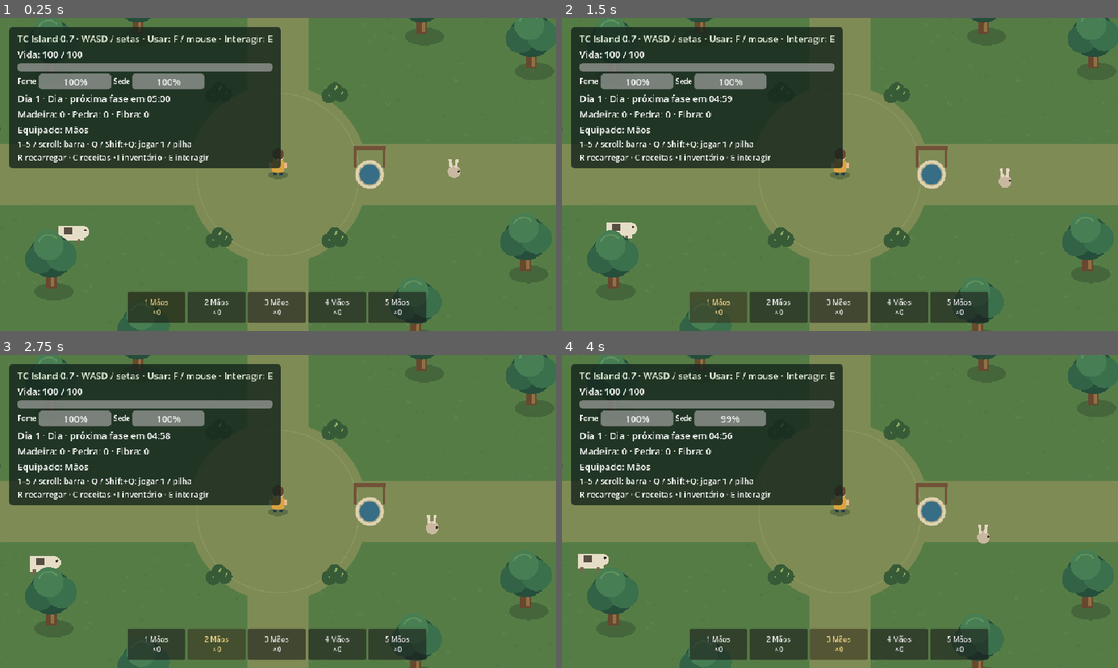
Above: before the commit, frames 1-4 (two rows, left to right).
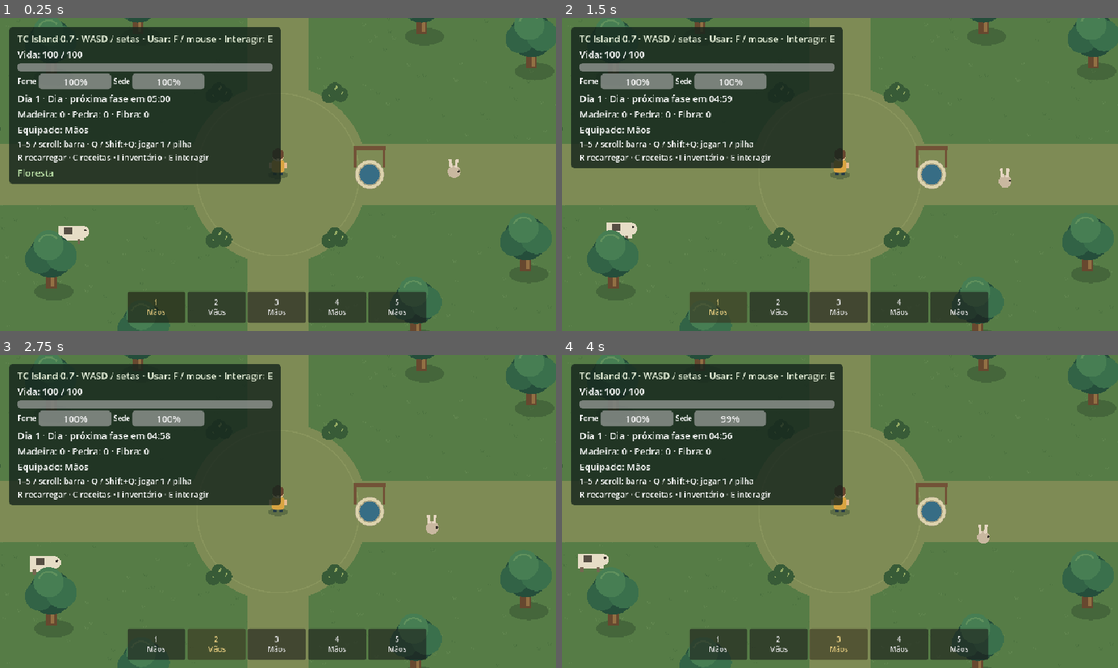
Above: after the commit, the same moments.

Repository: GustavoTc-Web/Tece-Island
Game: Godot game, scene res://scenes/world.tscn
Two runs of this game, one before a commit and one after it. Both use one fixed random seed, a clock stepped at 60 frames per second and the inputs below. This scene is started directly instead of the project's main scene.
Inputs (mouse positions are in pixels of both pictures, inside the frame that each line leads up to):
- Up to frame 1 (0.25 s): no input
- Up to frame 2 (1.5 s): click (717, 305) at 0.5 s, where only the run before the commit has a clickable "1 Mãos ×0"; click (717, 305) at 1.25 s, where only the run after the commit has a clickable "1 Mãos"
- Up to frame 3 (2.75 s): click (216, 642) at 2 s, where only the run before the commit has a clickable "2 Mãos ×0"
- Up to frame 4 (4 s): click (778, 642) at 2.75 s, where only the run after the commit has a clickable "2 Mãos"; click (840, 642) at 3.5 s, where only the run before the commit has a clickable "3 Mãos ×0"

The runs differ from the first frame. In frame 1, 2.9% of the frame differs, in the area x 1-74%, y 47-95%; in frame 2, 0.4%; in frame 3, 0.4%; in frame 4, 0.4%.

Commit message:
feat: adicionar ruínas escuras templos e geração persistente

Diff:
--- a/scripts/day_night.gd
+++ b/scripts/day_night.gd
@@ -13,6 +13,7 @@
 var day_number: int = 1
 var phase: String = "Dia"
 var remaining_seconds := -1
+var local_darkness := false
 
 
 func _ready() -> void:
@@ -57,7 +58,7 @@
 		if position >= day_duration + night_duration - transition:
 			next_phase = "Amanhecer"
 			darkness = 1.0 - smoothstep(day_duration + night_duration - transition, day_duration + night_duration, position)
-	color = Color.WHITE.lerp(night_color, darkness)
+	color = Color.WHITE.lerp(night_color, 1.0 if local_darkness else darkness)
 	var remaining := ceili((day_duration if position < day_duration else day_duration + night_duration) - position)
 	if remaining != remaining_seconds or next_phase != phase:
 		remaining_seconds = remaining
--- a/scripts/hud.gd
+++ b/scripts/hud.gd
@@ -322,6 +322,7 @@
 		if not slot.is_empty():
 			text = ItemCatalog.quick_title(slot.item)
 		quick_buttons[index].text = "%d %s\n%s" % [index + 1, text, ("%d/3 doses" % slot.get("water", 0) if slot.get("item", "") == "cantil" else "×%d" % slot.get("quantity", 0))]
+		if slot.is_empty(): quick_buttons[index].text = "%d\nMãos" % (index + 1)
 		quick_buttons[index].modulate = Color("f2d786") if inventory.selected_index == index else Color.WHITE
 	for index in range(slot_buttons.size()):
 		var slot: Dictionary = data[index]
--- /dev/null
+++ b/scripts/ruined_temple.gd
@@ -0,0 +1,47 @@
+class_name RuinedTemple
+extends AbandonedBuilding
+var chests: Array[Node2D] = []
+
+func _ready() -> void:
+	footprint = Vector2(700, 480)
+	wall(Vector2(0, -240), Vector2(700, 18))
+	wall(Vector2(-350, 0), Vector2(18, 480))
+	wall(Vector2(350, 0), Vector2(18, 480))
+	wall(Vector2(-205, 240), Vector2(290, 18))
+	wall(Vector2(205, 240), Vector2(290, 18))
+	# Four rooms open onto the central crossing; entry gap is 120 px.
+	for side in [-1, 1]:
+		wall(Vector2(0, side * 150), Vector2(14, 180))
+		wall(Vector2(side * 205, 0), Vector2(290, 14))
+
+func populate_temple(random: RandomNumberGenerator, budget: int) -> void:
+	if initialized: return
+	initialized = true
+	var count := random.randi_range(3, 5)
+	var positions := [Vector2(-210, -120), Vector2(210, -120), Vector2(-210, 120), Vector2(210, 120), Vector2(110, 45)]
+	for i in range(count):
+		var chest: Node2D = CONTAINER.instantiate()
+		chest.position = positions[i]
+		add_child(chest)
+		chests.append(chest)
+	# A single budget is divided across all chests; adding a chest adds no loot.
+	var choices := ["madeira", "pedra", "fibra", "linha", "flecha"]
+	for i in range(budget):
+		var chest := chests[i % count]
+		var item: String = choices[random.randi_range(0, choices.size() - 1)]
+		chest.contents[item] = int(chest.contents.get(item, 0)) + 1
+
+func _draw() -> void:
+	draw_rect(Rect2(-350, -240, 700, 480), Color("626069"))
+	for x in range(-330, 331, 42):
+		for y in range(-220, 221, 42):
+			draw_rect(Rect2(x, y, 38, 38), Color("6b6972") if posmod(x + y, 3) == 0 else Color("56555e"), false, 2)
+	for x in [-350, 350]:
+		draw_rect(Rect2(x - 9, -240, 18, 480), Color("8c8190"))
+		draw_rect(Rect2(x - 25, -260, 50, 42), Color("9b8a9c"))
+	draw_rect(Rect2(-350, -240, 700, 18), Color("8c8190"))
+	for side in [-1, 1]:
+		draw_rect(Rect2(side * 205 - 145, 231, 290, 18), Color("8c8190"))
+		draw_rect(Rect2(-7, side * 150 - 90, 14, 180), Color("827688"))
+		draw_rect(Rect2(side * 205 - 145, -7, 290, 14), Color("827688"))
+	draw_string(ThemeDB.fallback_font, Vector2(-345, -276), "Templo em ruínas", HORIZONTAL_ALIGNMENT_LEFT, -1, 24, Color("d6c4ba"))
--- /dev/null
+++ b/scripts/ruins_system.gd
@@ -0,0 +1,28 @@
+extends Node
+@export var temples_per_region := 2
+@export var loot_budget_per_temple := 6
+@export var guard_limit := 4
+var temples: Array[RuinedTemple] = []
+var guardians: Array[ForestCreature] = []
+
+func initialize(world: Node2D, seed_value: int) -> void:
+	var random := RandomNumberGenerator.new()
+	random.seed = seed_value + 137
+	for region in WorldTerrain.RUINS:
+		var rect: Rect2 = region.rect
+		for i in range(temples_per_region):
+			var temple := RuinedTemple.new()
+			temple.position = rect.position + Vector2(rect.size.x / 2, rect.size.y * (i + 0.6) / (temples_per_region + 0.2))
+			world.get_node("WorldObjects").add_child(temple)
+			temple.populate_temple(random, loot_budget_per_temple)
+			temples.append(temple)
+			if guardians.size() >= guard_limit: continue
+			var guard: ForestCreature = preload("res://scenes/forest_creature.tscn").instantiate()
+			guard.kind = ["criatura", "esqueleto", "aranha"][guardians.size() % 3]
+			guard.origin = "guardiao"
+			guard.safe_radius = 0
+			guard.player = world.get_node("WorldObjects/Player")
+			guard.territory_radius = 430
+			guard.position = temple.position + Vector2(170, -70)
+			world.get_node("WorldObjects").add_child(guard)
+			guardians.append(guard)
--- a/scripts/structure_system.gd
+++ b/scripts/structure_system.gd
@@ -94,6 +94,8 @@
 
 func use_bed(bed: PlacedStructure) -> String:
 	respawn_bed = bed
+	if player.terrain_enabled and WorldTerrain.is_dark(bed.global_position):
+		return "Não é possível dormir nas Ruínas Escuras. Reaparecimento definido."
 	if not cycle.is_night():
 		return "Ponto de reaparecimento definido. Durma aqui à noite."
 	for enemy in get_tree().get_nodes_in_group("enemies"):
--- a/scripts/world.gd
+++ b/scripts/world.gd
@@ -6,12 +6,22 @@
 const DROP := preload("res://scenes/resource_drop.tscn")
 const BUSH := preload("res://scenes/obstacles/bush.tscn")
 var persistence_enabled := false
+var progress_path := "user://solo-progress.json"
 var progress_store: WorldProgress
 var save_clock := 0.0
 var terrain: WorldTerrain
+var world_seed := 0
+var ruins: Node
+var current_biome := ""
 
 
 func _ready() -> void:
+	world_seed = randi_range(1, 2147480000)
+	if persistence_enabled:
+		var store := SaveStore.new()
+		store.path = progress_path
+		var preview := store.read()
+		world_seed = int(preview.get("world_seed", world_seed))
 	terrain = WorldTerrain.new()
 	terrain.name = "Terrain"
 	add_child(terrain)
@@ -101,12 +111,18 @@
 		add_obstacle(BUSH, point)
 	$Biomes.initialize(self)
 	$Exploration.player = $WorldObjects/Player
+	$Exploration.random_seed = world_seed
 	$Exploration.container = $WorldObjects
 	$Exploration.initialize()
 	$Animals.initialize($WorldObjects/Player, $WorldObjects)
+	ruins = preload("res://scripts/ruins_system.gd").new()
+	ruins.name = "Ruins"
+	add_child(ruins)
+	ruins.initialize(self, world_seed)
 	if persistence_enabled:
 		progress_store = WorldProgress.new()
 		progress_store.world = self
+		progress_store.store.path = progress_path
 		progress_store.load_progress()
 
 func save_progress() -> bool:
@@ -124,6 +140,14 @@
 	$HUD.show_message($WorldObjects/Player/Needs.use_slot($Inventory, index))
 
 func _physics_process(_delta: float) -> void:
+	var dark: bool = WorldTerrain.is_dark($WorldObjects/Player.global_position)
+	if $DayNight.local_darkness != dark:
+		$DayNight.local_darkness = dark
+		$DayNight.refresh()
+	var biome: String = WorldTerrain.region_at($WorldObjects/Player.global_position).get("kind", "")
+	if biome != current_biome:
+		current_biome = biome
+		$HUD.show_message(biome + (" · escuridão permanente; dormir bloqueado" if dark else ""))
 	if persistence_enabled:
 		save_clock += _delta
 		if save_clock >= 30:
--- a/scripts/world_progress.gd
+++ b/scripts/world_progress.gd
@@ -12,6 +12,9 @@
 	if is_instance_valid(structures.respawn_bed): result.bed = SaveStore.point(structures.respawn_bed.position)
 	result.player.poison = player.poison_remaining
 	result.player.poison_tick = player.poison_tick
+	result.world_seed = world.world_seed
+	result.generated_regions = []
+	for region in WorldTerrain.regions(): result.generated_regions.append(region.id)
 	for node in world.get_node("WorldObjects").get_children():
 		if node.is_queued_for_deletion(): continue
 		if node is PlacedStructure:
@@ -87,10 +90,12 @@
 		if node is ResourceDrop: node.queue_free()
 		elif node is HarvestResource and data.has("resources"):
 			var key := SaveStore.key(node.position)
-			if not data.resources.has(key):
+			var region := WorldTerrain.region_at(node.global_position)
+			var old_regions: Array = data.get("generated_regions", ["forest", "swamp", "fields", "desert"])
+			if not data.resources.has(key) and region.get("id", "") in old_regions:
 				node.collision_layer = 0
 				node.queue_free()
-			else: node.progress = clampf(float(data.resources[key]), 0, 0.999)
+			elif data.resources.has(key): node.progress = clampf(float(data.resources[key]), 0, 0.999)
 	for state in data.get("structures", []):
 		var structure: PlacedStructure = preload("res://scenes/placed_structure.tscn").instantiate()
 		structure.kind = state.kind
--- a/scripts/world_terrain.gd
+++ b/scripts/world_terrain.gd
@@ -9,13 +9,19 @@
 const AQUATIC := [
 	{"id": "aquatic_w", "kind": "Aquático", "rect": Rect2(-1536, 0, 1536, 1536)},
 	{"id": "aquatic_n", "kind": "Aquático", "rect": Rect2(5376, -1536, 1536, 1536)}]
+const RUINS := [
+	{"id": "ruins_w", "kind": "Ruínas Escuras", "rect": Rect2(-3072, 0, 1536, 1536)},
+	{"id": "ruins_s", "kind": "Ruínas Escuras", "rect": Rect2(-1536, 1536, 1536, 1536)}]
 const PONDS := [Rect2(2450, 400, 130, 85), Rect2(3390, 250, 180, 100), Rect2(2770, 1250, 170, 90), Rect2(3500, 940, 160, 70)]
 const COLORS := {"Floresta": Color("567c46"), "Pântano": Color("40574b"), "Campos": Color("ad9b5c"), "Deserto": Color("dec487"), "Aquático": Color("366e86"), "Ruínas Escuras": Color("494755")}
-const BOUNDS := Rect2(-1536, -1536, 8448, 3072)
+const BOUNDS := Rect2(-3072, -1536, 9984, 4608)
 const SWIM_SPEED := 0.60
 
 static func regions() -> Array:
-	return ORIGINAL + AQUATIC
+	return ORIGINAL + AQUATIC + RUINS
+
+static func is_dark(point: Vector2) -> bool:
+	return region_at(point).get("kind", "") == "Ruínas Escuras"
 
 static func region_at(point: Vector2) -> Dictionary:
 	for region in regions():
@@ -78,6 +84,10 @@
 		if region in ORIGINAL: continue
 		var rect: Rect2 = region.rect
 		draw_rect(rect, COLORS[region.kind])
+		if region.kind == "Ruínas Escuras":
+			for i in range(110):
+				var point := rect.position + Vector2(40 + posmod(i * 163, int(rect.size.x) - 80), 40 + posmod(i * 227, int(rect.size.y) - 80))
+				draw_rect(Rect2(point, Vector2(10, 5)), Color("686271"))
 		if region.kind == "Aquático":
 			var land := Color("819b62")
 			draw_rect(rect, land, false, 28)
--- a/tests/browser_fixture.gd
+++ b/tests/browser_fixture.gd
@@ -105,6 +105,9 @@
 		data.search = rect(hud.crafting_view.search)
 		data.capacity = inv.capacity
 		data.swimming = player.swimming
+		data.dark = world.get_node("DayNight").local_darkness
+		data.temples = []
+		for temple in world.ruins.temples: data.temples.append([temple.position.x, temple.position.y])
 		data.player_screen = [player.get_global_transform_with_canvas().origin.x, player.get_global_transform_with_canvas().origin.y]
 		data.backpack = inv.backpack
 		if hud.storage_view != null and is_instance_valid(hud.storage_view.chest):
--- a/tests/validate_chest_bow_save.gd
+++ b/tests/validate_chest_bow_save.gd
@@ -81,12 +81,12 @@
 	inv.add_resource("linha", 2)
 	check(progress.save() and FileAccess.get_file_as_string(progress.store.path + ".backup.json") == old, "Substituição preserva backup exato do save anterior")
 	var restored: Node2D = load("res://scenes/world.tscn").instantiate()
+	restored.persistence_enabled = true
+	restored.progress_path = progress.store.path
 	root.add_child(restored)
 	await step()
-	var reader := WorldProgress.new()
-	reader.world = restored
-	reader.store.path = progress.store.path
-	reader.load_progress()
+	var reader: WorldProgress = restored.progress_store
+	check(reader.capture().loot == saved.loot, "Semente do save conserva todos os recipientes e seu saque")
 	check(reader.writable and restored.get_node("Inventory").count_item("linha") == 2, "Carregar restaura inventário")
 	var loaded_chest: PlacedStructure
 	for node in restored.get_node("WorldObjects").get_children():
--- /dev/null
+++ b/tests/validate_ruins.gd
@@ -0,0 +1,67 @@
+extends SceneTree
+var checks := 0
+var failures := 0
+func _initialize() -> void: call_deferred("run")
+func check(value: bool, label: String) -> void:
+	checks += 1
+	if not value: failures += 1
+	print("PASS: " if value else "FAIL: ", label)
+func step(frames: int = 3) -> void:
+	for i in range(frames): await physics_frame
+func run() -> void:
+	var world: Node2D = load("res://scenes/world.tscn").instantiate()
+	root.add_child(world)
+	await step()
+	var player: CharacterBody2D = world.get_node("WorldObjects/Player")
+	var cycle: DayNightCycle = world.get_node("DayNight")
+	player.set_physics_process(false)
+	for guard in get_nodes_in_group("enemies"): guard.set_physics_process(false)
+	cycle.elapsed = 10
+	cycle.refresh()
+	player.position = Vector2(-2304, 768)
+	await step()
+	check(cycle.local_darkness and cycle.color == cycle.night_color and not cycle.is_night(), "Ruínas escuras mesmo de dia sem mudar ciclo")
+	var bed: PlacedStructure = load("res://scenes/placed_structure.tscn").instantiate()
+	bed.system = world.get_node("Structures")
+	bed.position = player.position
+	world.get_node("WorldObjects").add_child(bed)
+	var elapsed := cycle.elapsed
+	check(world.get_node("Structures").use_bed(bed).contains("Não é possível dormir") and cycle.elapsed == elapsed, "Ruínas bloqueiam sono com motivo")
+	player.position = Vector2(1152, 768)
+	await step()
+	check(not cycle.local_darkness and cycle.color == Color.WHITE, "Sair restaura luz global do dia")
+	cycle.elapsed = 340
+	cycle.refresh()
+	player.position = Vector2(-2304, 768)
+	await step()
+	player.position = Vector2(1152, 768)
+	await step()
+	check(not cycle.local_darkness and cycle.color == cycle.night_color and cycle.is_night(), "Sair à noite mantém luz global da noite")
+	check(world.ruins.temples.size() == 4 and world.ruins.guardians.size() <= world.ruins.guard_limit, "Poucos templos e limite próprio de guardiões")
+	for temple in world.ruins.temples:
+		check(temple.chests.size() >= 3 and temple.chests.size() <= 5, "Templo tem de três a cinco baús")
+		var total := 0
+		for chest in temple.chests:
+			for amount in chest.contents.values(): total += int(amount)
+		check(total == world.ruins.loot_budget_per_temple, "Orçamento por templo independe da quantidade de baús")
+		var random := RandomNumberGenerator.new()
+		temple.populate_temple(random, 100)
+		var repeated := 0
+		for chest in temple.chests:
+			for amount in chest.contents.values(): repeated += int(amount)
+		check(repeated == total, "Revisitar não repopula saque")
+		var ray := PhysicsRayQueryParameters2D.create(temple.position + Vector2(30, 290), temple.position + Vector2(30, 35), 1)
+		check(player.get_world_2d().direct_space_state.intersect_ray(ray).is_empty(), "Entrada acessível conecta corredor central")
+	for guard in world.ruins.guardians:
+		check(guard.origin == "guardiao", "Guardião de templo permanece em qualquer horário")
+	var progress := WorldProgress.new()
+	progress.world = world
+	var saved := progress.capture()
+	check(saved.world_seed == world.world_seed and saved.generated_regions.has("ruins_w") and saved.loot.size() >= 21, "Save registra semente, regiões e conteúdo dos templos")
+	var kinds := {}
+	for region in WorldTerrain.regions(): kinds[region.kind] = true
+	check(kinds.size() == 6, "Apenas Aquático e Ruínas são novos tipos")
+	world.queue_free()
+	await process_frame
+	print("%d verificações, %d falhas" % [checks, failures])
+	quit(1 if failures else 0)
Not shown, added: scripts/ruined_temple.gd.uid
Not shown, added: scripts/ruins_system.gd.uid
Not shown, added: tests/validate_aquatic_animals.gd.uid
Not shown, changed: docs/PROGRESSO.md
Not shown, added: tools/ruins-validation.mjs
